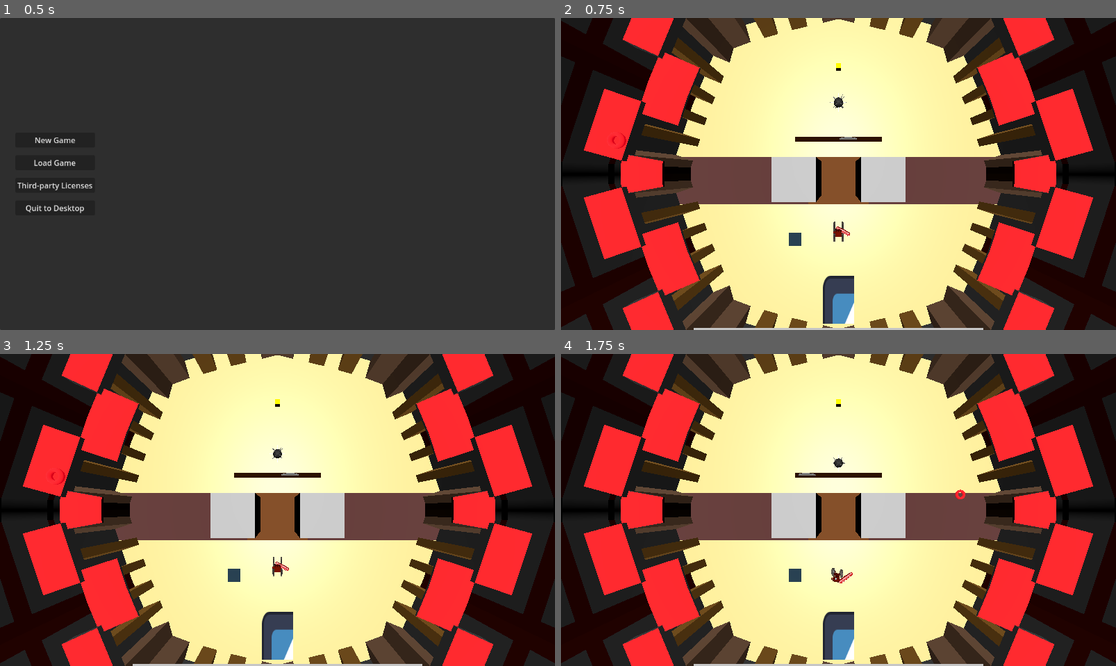
Above: before the commit, frames 1-4 (two rows, left to right).
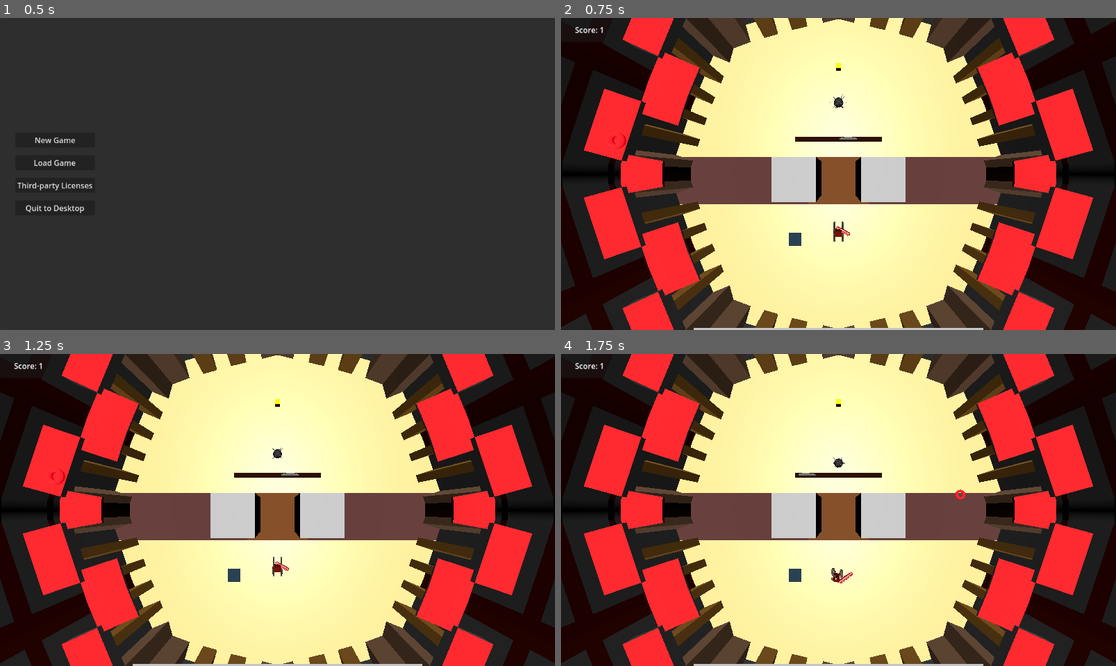
Above: after the commit, the same moments.

Repository: Flying-Hammer754/piratejam16
Game: Godot game, scene res://Scenes/UI.tscn
Same seed, same stepped clock (60 frames per second), same inputs: the game is played once before the commit and once after it. The engine's default icon, where the game draws it, is replaced by a stand-in: a white triangle on a blue panel in a dark square.
Inputs (mouse positions are in pixels of both pictures, inside the frame that each line leads up to):
- Up to frame 1 (0.5 s): no input
- Up to frame 2 (0.75 s): click "New Game" at 0.5 s
- Up to frame 3 (1.25 s): no input
- Up to frame 4 (1.75 s): move the mouse to (960, 494) at 1.27 s; hold D (player_move_right) from 1.28 s (still down); hold F (player_fall_over) from 1.28 s (still down); tap Space (player_jump) at 1.52 s

Frame 1 is identical in both runs. In frame 2, 0.9% of the frame differs, in the area x 2-53%, y 2-98%; in frame 3, 0.9%; in frame 4, 0.9%.

Commit message:
Add a score to the UI

Diff:
--- a/Scenes/UI.tscn
+++ b/Scenes/UI.tscn
@@ -135,6 +135,7 @@
 theme_override_styles/panel = SubResource("StyleBoxFlat_8am14")
 
 [node name="HBoxContainer" type="HBoxContainer" parent="InventoryPanel"]
+visible = false
 custom_minimum_size = Vector2(0, 100)
 layout_mode = 1
 anchors_preset = 12
@@ -199,6 +200,24 @@
 [node name="ExitToDesktopButton" type="Button" parent="GameOverPanel/VBoxContainer"]
 layout_mode = 2
 text = "Exit to Desktop"
+
+[node name="ScorePanel" type="Panel" parent="."]
+visible = false
+custom_minimum_size = Vector2(120, 50)
+layout_mode = 1
+offset_right = 40.0
+offset_bottom = 40.0
+
+[node name="Label" type="Label" parent="ScorePanel"]
+layout_mode = 1
+anchors_preset = 15
+anchor_right = 1.0
+anchor_bottom = 1.0
+grow_horizontal = 2
+grow_vertical = 2
+text = "Score: 0"
+horizontal_alignment = 1
+vertical_alignment = 1
 
 [connection signal="pressed" from="MainMenuPanel/VBoxContainer/NewGameButton" to="." method="_on_new_game_button_pressed"]
 [connection signal="pressed" from="MainMenuPanel/VBoxContainer/LoadGameButton" to="." method="_on_load_game_button_pressed"]
--- a/Scripts/UI.gd
+++ b/Scripts/UI.gd
@@ -23,6 +23,11 @@
 @onready var inventory_list = $InventoryPanel/HBoxContainer
 
 @onready var game_over_panel = $GameOverPanel
+
+@onready var score_panel = $ScorePanel
+
+func toggle_score_panel(enabled: bool) -> void:
+	score_panel.visible = enabled
 
 func toggle_game_over(enabled: bool) -> void:
 	game_over_panel.visible = enabled
@@ -50,6 +55,7 @@
 	toggle_pause_menu(false)
 	toggle_inventory(true)
 	toggle_game_over(false)
+	toggle_score_panel(true)
 	get_tree().paused = false
 	# TODO: add special logic to resume game
 
@@ -65,6 +71,7 @@
 	toggle_main_menu(true)
 	toggle_inventory(false)
 	toggle_game_over(false)
+	toggle_score_panel(false)
 	instantiated_game_scene.disconnect("item_pickup", _on_item_pickup)
 	remove_child(instantiated_game_scene)
 	get_tree().paused = false
@@ -77,6 +84,7 @@
 	toggle_main_menu(false)
 	toggle_inventory(true)
 	toggle_game_over(false)
+	toggle_score_panel(true)
 	get_tree().paused = false
 	instantiated_game_scene = game_scene.instantiate()
 	instantiated_game_scene.connect("item_pickup", _on_item_pickup)
@@ -112,6 +120,7 @@
 	toggle_pause_menu(false)
 	toggle_inventory(false)
 	toggle_game_over(false)
+	toggle_score_panel(false)
 	if autoload_game_world:
 		_on_new_game_button_pressed()
 
--- a/Scripts/enemy_spawner.gd
+++ b/Scripts/enemy_spawner.gd
@@ -11,6 +11,8 @@
 
 # Called every frame. 'delta' is the elapsed time since the previous frame.
 func _process(delta: float) -> void:
+	var score_panel_text: Label = $/root/Game/ScorePanel/Label
+	score_panel_text.text = str("Score: ", wave)
 	if get_child_count() == 0:
 		wave += 1
 		for i in range(0, wave):
